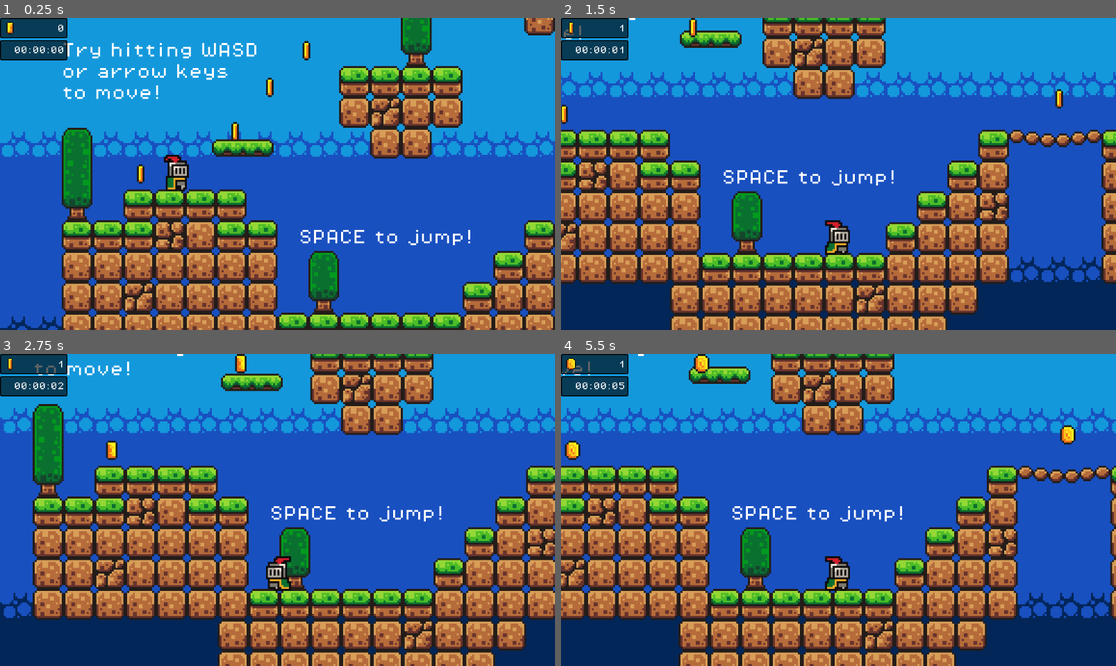
Above: before the commit, frames 1-4 (two rows, left to right).
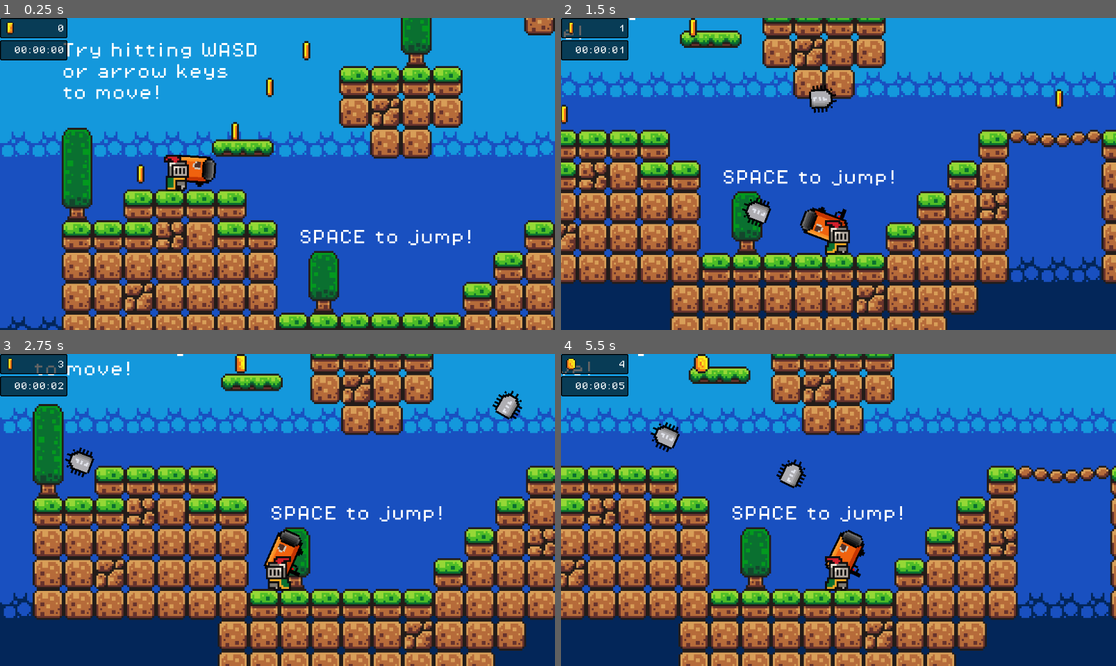
Above: after the commit, the same moments.

Repository: egorvania1/my-first-platformer
Game: Godot game, scene res://scenes/levels/level1.tscn
The game is run twice, just before and just after one commit, with the same random seed, the same clock (stepped at 60 frames per second) and the same inputs. Sound files missing from this copy of the repository are replaced by a short silence.
Inputs (mouse positions are in pixels of both pictures, inside the frame that each line leads up to):
- Up to frame 1 (0.25 s): no input
- Up to frame 2 (1.5 s): move the mouse to (960, 158) at 0.52 s; hold D (move_right) from 0.53 s (still down); click (960, 158) at 0.6 s; tap Space (jump) at 0.77 s; move the mouse to (727, 189) at 1.27 s; click (727, 189) at 1.35 s
- Up to frame 3 (2.75 s): tap Space (jump) at 1.52 s; move the mouse to (333, 441) at 2.02 s; release D (move_right) at 2.03 s; hold A (move_left) from 2.03 s (still down); click (333, 441) at 2.1 s
- Up to frame 4 (5.5 s): move the mouse to (810, 572) at 2.77 s; release A (move_left) at 2.78 s; hold D (move_right) 2.78-4.28 s; click (810, 572) at 2.85 s; tap Space (jump) at 3.02, 3.77, 4.52 s; move the mouse to (1005, 556) at 3.52 s; click (1005, 556) at 3.6 s; move the mouse to (672, 463) at 4.27 s; hold A (move_left) 4.28-5.03 s; click (672, 463) at 4.35 s; move the mouse to (866, 510) at 5.02 s; hold D (move_right) from 5.03 s (still down); click (866, 510) at 5.1 s

The runs differ from the first frame. In frame 1, 0.5% of the frame differs, in the area x 31-40%, y 43-56%; in frame 2, 1.1%; in frame 3, 1.3%; in frame 4, 1.5%, in the area x 0-93%, y 2-72%.

Commit message:
Basic gun implementation + Added "Fire" keybind

Diff:
--- a/project.godot
+++ b/project.godot
@@ -53,6 +53,11 @@
 "events": [Object(InputEventKey,"resource_local_to_scene":false,"resource_name":"","device":-1,"window_id":0,"alt_press …(194 unchanged characters)…
 ]
 }
+Fire={
+"deadzone": 0.5,
+"events": [Object(InputEventMouseButton,"resource_local_to_scene":false,"resource_name":"","device":-1,"window_id":0,"alt_pressed":false,"shift_pressed":false,"ctrl_pressed":false,"meta_pressed":false,"button_mask":0,"position":Vector2(0, 0),"global_position":Vector2(0, 0),"factor":1.0,"button_index":1,"canceled":false,"pressed":false,"double_click":false,"script":null)
+]
+}
 
 [layer_names]
 
--- a/scenes/enemy/bullet.tscn
+++ b/scenes/enemy/bullet.tscn
@@ -7,6 +7,45 @@
 
 [sub_resource type="CircleShape2D" id="CircleShape2D_m1vcg"]
 radius = 4.0
+
+[sub_resource type="Animation" id="Animation_o23nk"]
+length = 0.001
+tracks/0/type = "value"
+tracks/0/imported = false
+tracks/0/enabled = true
+tracks/0/path = NodePath("CollideSound:playing")
+tracks/0/interp = 1
+tracks/0/loop_wrap = true
+tracks/0/keys = {
+"times": PackedFloat32Array(0),
+"transitions": PackedFloat32Array(1),
+"update": 1,
+"values": [false]
+}
+tracks/1/type = "value"
+tracks/1/imported = false
+tracks/1/enabled = true
+tracks/1/path = NodePath("Killzone/CollisionShape2D:disabled")
+tracks/1/interp = 1
+tracks/1/loop_wrap = true
+tracks/1/keys = {
+"times": PackedFloat32Array(0),
+"transitions": PackedFloat32Array(1),
+"update": 1,
+"values": [false]
+}
+tracks/2/type = "value"
+tracks/2/imported = false
+tracks/2/enabled = true
+tracks/2/path = NodePath("Sprite2D:frame")
+tracks/2/interp = 1
+tracks/2/loop_wrap = true
+tracks/2/keys = {
+"times": PackedFloat32Array(0),
+"transitions": PackedFloat32Array(1),
+"update": 1,
+"values": [0]
+}
 
 [sub_resource type="Animation" id="Animation_wyoca"]
 resource_name = "destroy"
@@ -47,45 +86,6 @@
 "values": [4, 5, 6, 7, 3]
 }
 
-[sub_resource type="Animation" id="Animation_o23nk"]
-length = 0.001
-tracks/0/type = "value"
-tracks/0/imported = false
-tracks/0/enabled = true
-tracks/0/path = NodePath("CollideSound:playing")
-tracks/0/interp = 1
-tracks/0/loop_wrap = true
-tracks/0/keys = {
-"times": PackedFloat32Array(0),
-"transitions": PackedFloat32Array(1),
-"update": 1,
-"values": [false]
-}
-tracks/1/type = "value"
-tracks/1/imported = false
-tracks/1/enabled = true
-tracks/1/path = NodePath("Killzone/CollisionShape2D:disabled")
-tracks/1/interp = 1
-tracks/1/loop_wrap = true
-tracks/1/keys = {
-"times": PackedFloat32Array(0),
-"transitions": PackedFloat32Array(1),
-"update": 1,
-"values": [false]
-}
-tracks/2/type = "value"
-tracks/2/imported = false
-tracks/2/enabled = true
-tracks/2/path = NodePath("Sprite2D:frame")
-tracks/2/interp = 1
-tracks/2/loop_wrap = true
-tracks/2/keys = {
-"times": PackedFloat32Array(0),
-"transitions": PackedFloat32Array(1),
-"update": 1,
-"values": [0]
-}
-
 [sub_resource type="AnimationLibrary" id="AnimationLibrary_7t5ws"]
 _data = {
 "RESET": SubResource("Animation_o23nk"),
--- /dev/null
+++ b/scenes/gun.tscn
@@ -0,0 +1,18 @@
+[gd_scene load_steps=3 format=3 uid="uid://7f0gos2vsoot"]
+
+[ext_resource type="Texture2D" uid="uid://dhyj8gbqgl4wh" path="res://assets/sprites/redacted_gun.png" id="1_h8xus"]
+[ext_resource type="Script" path="res://scripts/gun.gd" id="1_vu61a"]
+
+[node name="Gun" type="Node2D"]
+script = ExtResource("1_vu61a")
+
+[node name="RedactedGun" type="Sprite2D" parent="."]
+position = Vector2(8, 1)
+texture = ExtResource("1_h8xus")
+
+[node name="Marker2D" type="Marker2D" parent="."]
+position = Vector2(17, 0)
+
+[node name="CooldownTimer" type="Timer" parent="."]
+wait_time = 0.3
+one_shot = true
--- /dev/null
+++ b/scenes/gun_bullet.tscn
@@ -0,0 +1,17 @@
+[gd_scene load_steps=4 format=3 uid="uid://1waj0baqhm2k"]
+
+[ext_resource type="Texture2D" uid="uid://c0y386jy0skay" path="res://assets/sprites/redacted_projectile.png" id="1_3k1ug"]
+[ext_resource type="Script" path="res://scripts/gun_bullet.gd" id="1_bvxop"]
+
+[sub_resource type="CircleShape2D" id="CircleShape2D_vcpk2"]
+
+[node name="GunBullet" type="CharacterBody2D"]
+collision_layer = 2
+collision_mask = 4
+script = ExtResource("1_bvxop")
+
+[node name="RedactedProjectile" type="Sprite2D" parent="."]
+texture = ExtResource("1_3k1ug")
+
+[node name="CollisionShape2D" type="CollisionShape2D" parent="."]
+shape = SubResource("CircleShape2D_vcpk2")
--- a/scenes/player.tscn
+++ b/scenes/player.tscn
@@ -1,7 +1,8 @@
-[gd_scene load_steps=14 format=3 uid="uid://b0gi4br7e1ctj"]
+[gd_scene load_steps=15 format=3 uid="uid://b0gi4br7e1ctj"]
 
 [ext_resource type="Script" path="res://scripts/player.gd" id="1_g1s6m"]
 [ext_resource type="Texture2D" uid="uid://55w0oy8ed2vm" path="res://assets/sprites/knight.png" id="1_okoce"]
+[ext_resource type="PackedScene" uid="uid://7f0gos2vsoot" path="res://scenes/gun.tscn" id="2_0dfoc"]
 [ext_resource type="PackedScene" uid="uid://b25xmby6hfh7r" path="res://scenes/ui/HUD.tscn" id="2_pyemj"]
 [ext_resource type="AudioStream" uid="uid://i4b11galuk4x" path="res://assets/sounds/jump.wav" id="3_fw2gp"]
 [ext_resource type="AudioStream" uid="uid://yokul4dxx20i" path="res://assets/sounds/hurt.wav" id="4_5wo1y"]
@@ -133,6 +134,8 @@
 collision_layer = 2
 script = ExtResource("1_g1s6m")
 
+[node name="Gun" parent="." instance=ExtResource("2_0dfoc")]
+
 [node name="Hud" parent="." instance=ExtResource("2_pyemj")]
 
 [node name="Sprite2D" type="Sprite2D" parent="."]
--- a/scripts/bullet.gd
+++ b/scripts/bullet.gd
@@ -1,5 +1,6 @@
 extends CharacterBody2D
 @export var SPEED = 85
+#direction and spawn_pos is being set by parent node
 var direction
 var spawn_pos : Vector2
 @onready var animation_player = $AnimationPlayer
--- /dev/null
+++ b/scripts/gun.gd
@@ -0,0 +1,17 @@
+extends Node2D
+
+var bullet_scene = preload("res://scenes/gun_bullet.tscn")
+@onready var marker = $Marker2D
+@onready var cooldown = $CooldownTimer
+
+func _process(delta: float) -> void:
+	look_at(get_global_mouse_position())
+	if Input.is_action_just_pressed("Fire") and cooldown.is_stopped():
+		call_deferred("shoot")
+
+func shoot():
+	cooldown.start()
+	var bullet_instance = bullet_scene.instantiate()
+	bullet_instance.global_position = marker.global_position
+	bullet_instance.rotation = rotation
+	get_tree().get_root().add_child(bullet_instance)
--- /dev/null
+++ b/scripts/gun_bullet.gd
@@ -0,0 +1,10 @@
+extends CharacterBody2D
+
+
+const SPEED = 100.0
+
+func _ready() -> void:
+	velocity = transform.x * Vector2(SPEED, SPEED)
+
+func _physics_process(delta: float) -> void:
+	move_and_slide()
